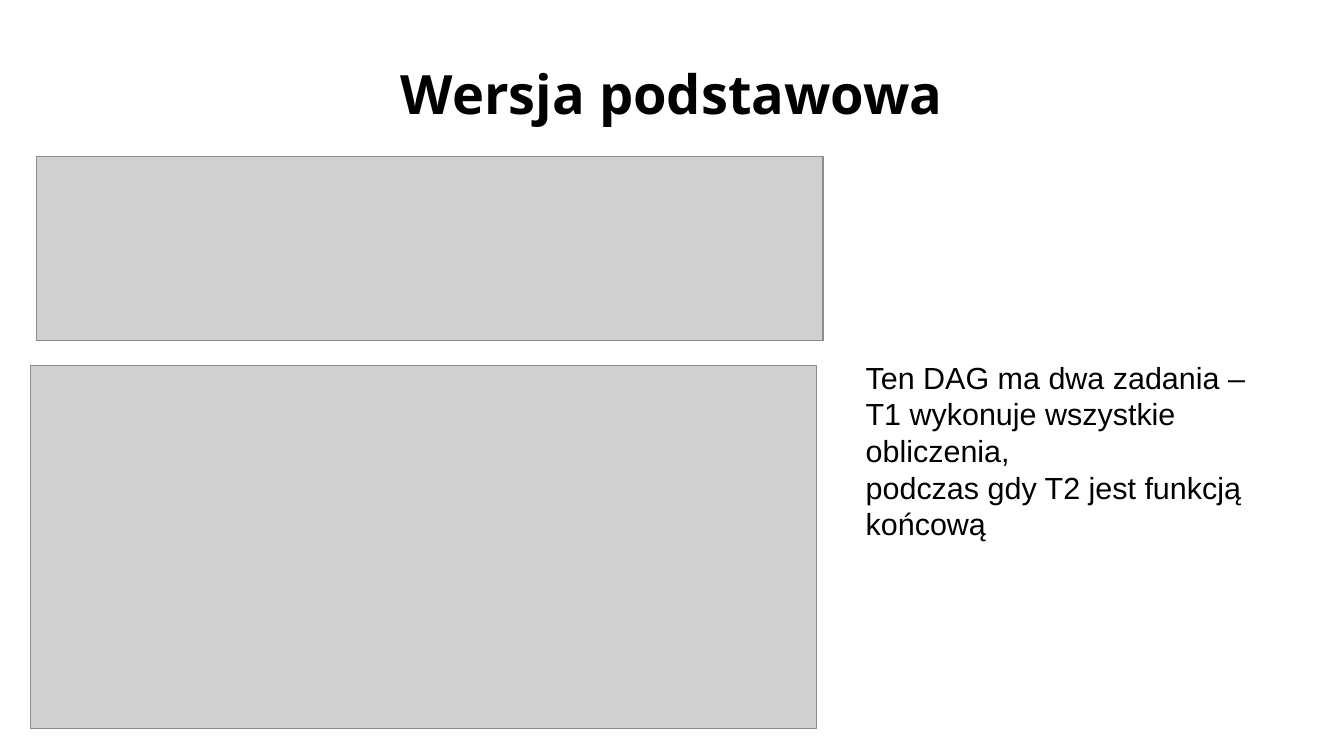
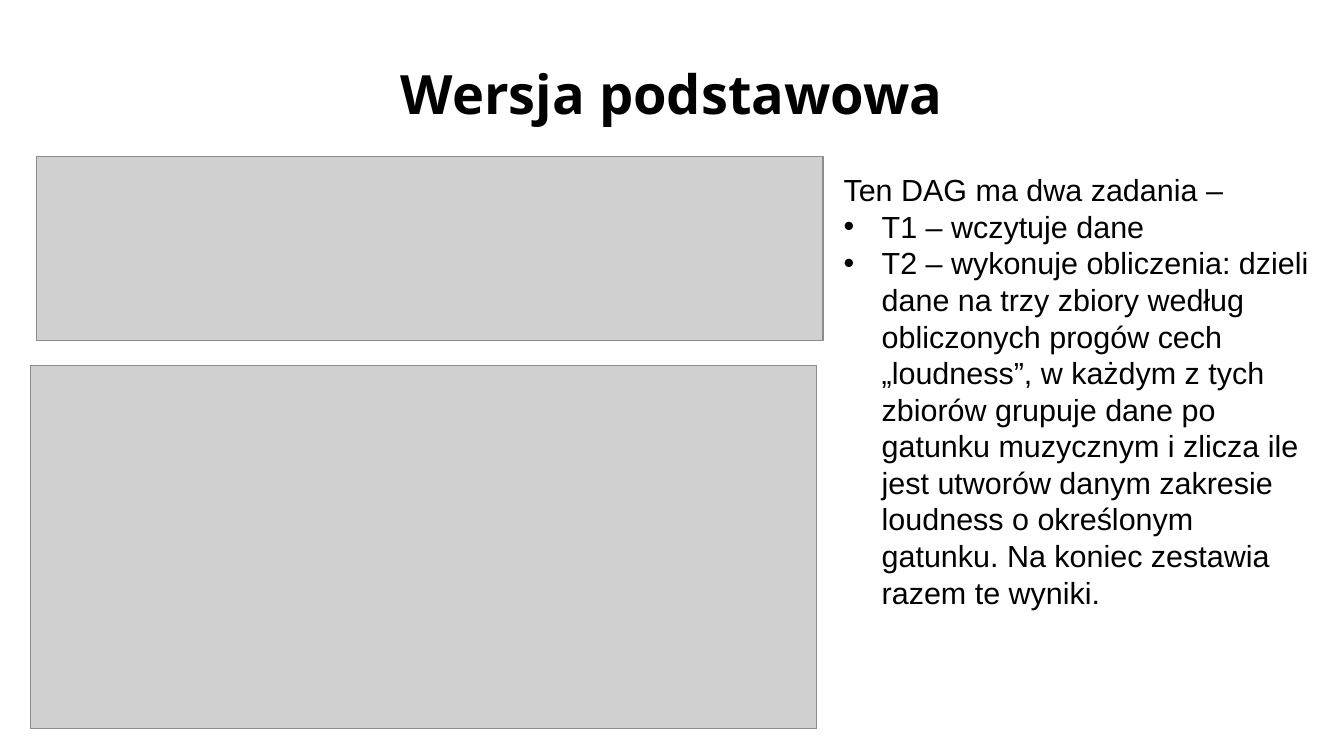
Before and after one commit to syklzz/Airflow-spotify, a slide deck: slide 3 of presentation/prezentacja_airflow.pptx. Drawn at 1344x756 pixels with LibreOffice and Linux fonts; fonts in the diff are those of the drawing; grey boxes stand for pictures; background and template pictures are left out. Boxes give left, top, right and bottom in pixels: in the first picture for what was removed or moved away, otherwise in the second. Text is boxed around its words. In the diff, an @@ line names an element or a change of style, - is before the commit and + after.

```diff
--- a/presentation/prezentacja_airflow.pptx
+++ b/presentation/prezentacja_airflow.pptx
@@ text "Ten DAG ma dwa zadania ...": place and size @@
-text "Ten DAG ma dwa zadania ..." at (866,367,1242,541)
+text "Ten DAG ma dwa zadania ..." at (844,179,1308,610)
@@ text at (882,216,1308,610): text changed @@
-T1 wykonuje wszystkie obliczenia,
-podczas gdy T2 jest funkcją końcową
+• T1 – wczytuje dane
+• T2 – wykonuje obliczenia: dzieli dane na trzy zbiory według obliczonych progów cech „loudness”, w każdym z tych zbiorów grupuje dane po gatunku muzycznym i zlicza ile jest utworów danym zakresie loudness o określonym gatunku. Na koniec zestawia razem te wyniki.
```
Also in this commit, not shown: 2 other slides changed, 1 other file.
